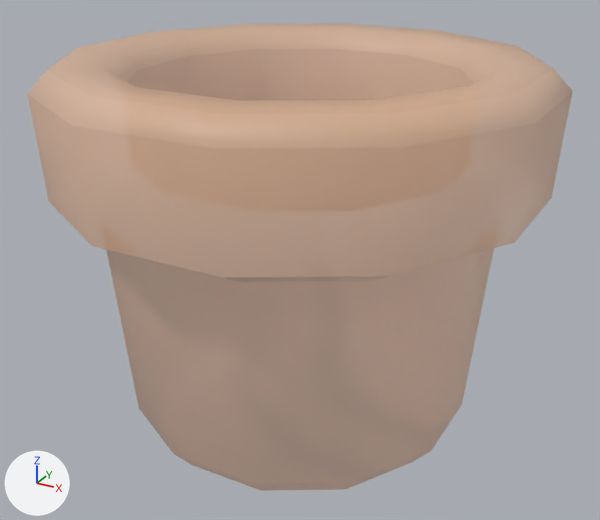
The FBX model Assets/Models/Tiny Treats plants/pot_A_small.fbx as it was, and as the next commit left it.
Both versions are drawn from a 50 mm camera at (0.399, -0.726, 0.546) aimed at (0.003, -0.006, 0.186). The axes (+X, +Y, +Z) are drawn at lower left. The lights are the same throughout. Objects named as collision shapes, trigger or cutter boxes, shadow casters or lower levels of detail are left out. Where no turn or scale is listed for an object, it has been applied to the vertices.

Names of what the first picture shows: 'pot_A_small'.
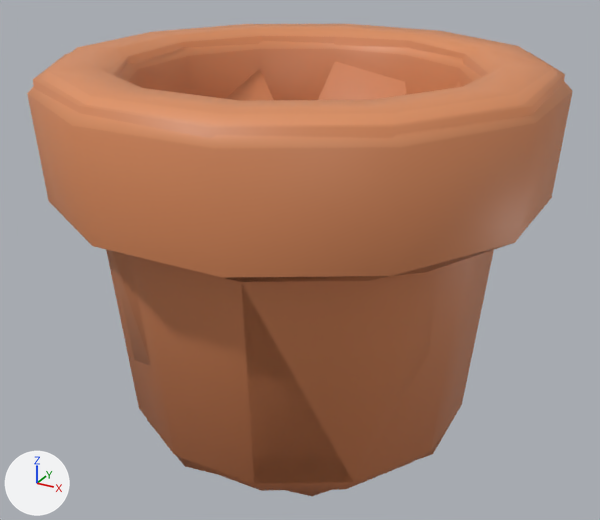
Patch to the scene script:
```diff
--- a/Assets/Models/Tiny Treats plants/pot_A_small.fbx.py
+++ b/Assets/Models/Tiny Treats plants/pot_A_small.fbx.py
@@ img_tiny_treats_texture_1_png @@
-img_tiny_treats_texture_1_png = load_image('tiny_treats_texture_1.png', 'tiny_treats_texture_1.png', 1024, 1024, 'Non-Color')
+img_tiny_treats_texture_1_png = load_image('tiny_treats_texture_1.png', 'tiny_treats_texture_1.png', 1024, 1024, 'sRGB')
@@ mat_tiny_treats_1 @@
 n0 = _N.new('ShaderNodeBsdfPrincipled'); n0.name = 'Principled BSDF'
 n2 = _N.new('ShaderNodeTexImage'); n2.name = 'Image Texture'
 n2.image = img_tiny_treats_texture_1_png
-n3 = _N.new('ShaderNodeTexImage'); n3.name = 'Image Texture.001'
-n3.image = img_tiny_treats_texture_1_png
 _L.new(n2.outputs[0], n0.inputs[0])  # 'Color' to 'Base Color'
-_L.new(n3.outputs[0], n0.inputs[4])  # 'Color' to 'Alpha'
 _L.new(n0.outputs[0], n1.inputs[0])  # 'BSDF' to 'Surface'
+_L.new(n2.outputs[1], n0.inputs[4])  # 'Alpha' to 'Alpha'
@@ me_pot_a_small_001 @@
+me_pot_a_small_001.from_pydata(...)  # 66 vertices, 77 faces; spans x -0.245..0.245, y -0.245..0.246, z 0.0..0.395
+me_pot_a_small_001.materials.append(mat_tiny_treats_1)  # picture img_tiny_treats_texture_1_png
@@ ob_pot_a_small_lod1 @@
+ob_pot_a_small_lod1 = bpy.data.objects.new('pot_A_small_LOD1', me_pot_a_small_001)
+ob_pot_a_small_lod1.location = (0.0, 0.0, 0.0)
```

Where the change shows, as pixel boxes (x1, y1, x2, y2) in the pictures (600 x 520 px):
'pot_A_small', surface changed (beige to orange)
    both: (27, 24, 573, 491)
'pot_A_small_LOD1', added (orange)
    after: (33, 35, 565, 496)
